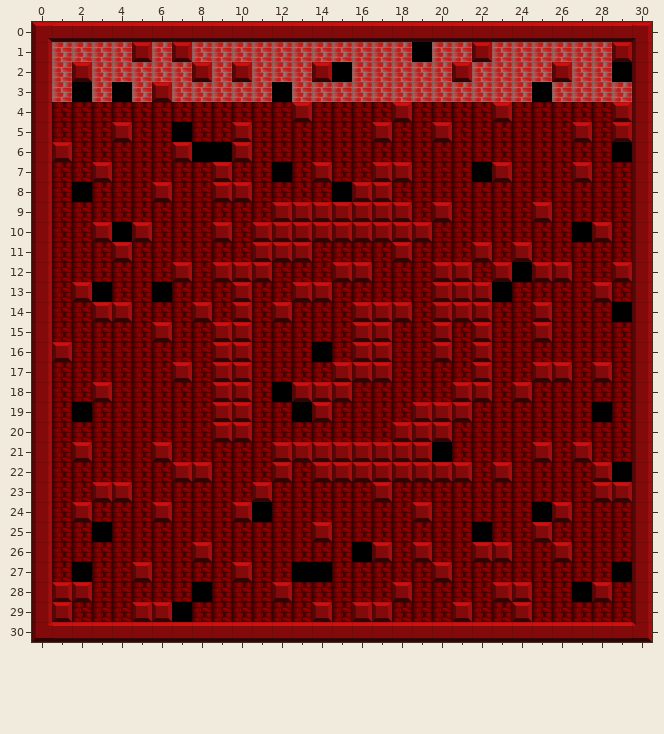
A Tiled map gets an edit: client/data/anger1.tmx. Above, as it was before the edit.
Cells are 32x32 px. Shown: x 0..30, y 0..30. Tiles whose own drawing changed are shown in their newer look in all pictures.
After:
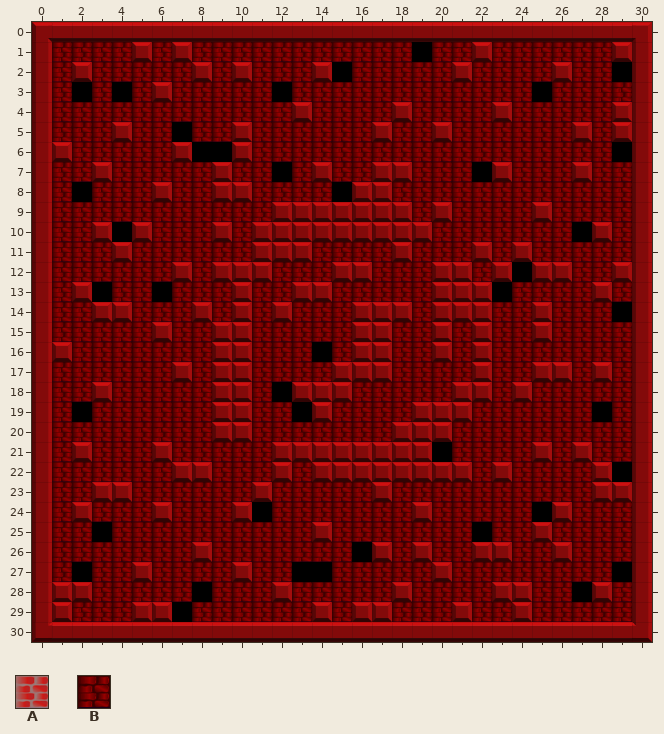
Key: from "tiles1": A 120, B 121.
_ is an empty cell.
From old to new:
Layer "Kachelebene 1":
y 1: x 1..4 AAAA -> BBBB; x 6 A -> B; x 8..18 AAAAAAAAAAA -> BBBBBBBBBBB; x 20..21 AA -> BB; x 23..28 AAAAAA -> BBBBBB
y 2: x 1 A -> B; x 3..7 AAAAA -> BBBBB; x 9 A -> B; x 11..13 AAA -> BBB; x 16..20 AAAAA -> BBBBB; x 22..25 AAAA -> BBBB; x 27..28 AA -> BB
y 3: x 1 A -> B; x 3 A -> B; x 5 A -> B; x 7..11 AAAAA -> BBBBB; x 13..24 AAAAAAAAAAAA -> BBBBBBBBBBBB; x 26..29 AAAA -> BBBB
Pixel boxes of the changes (left, top, right, bottom) in both pictures:
changed: (52, 42, 632, 102)
